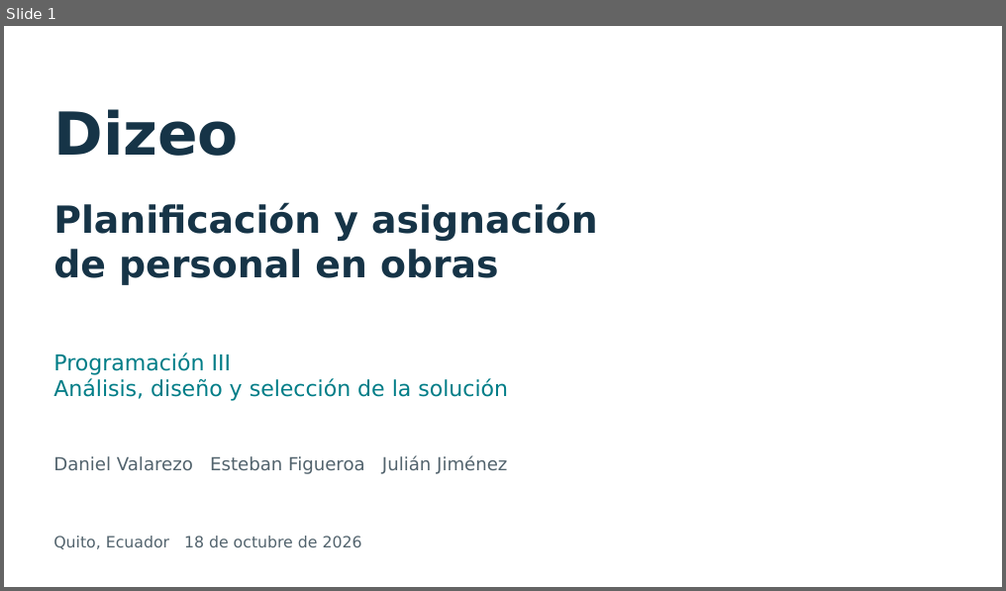
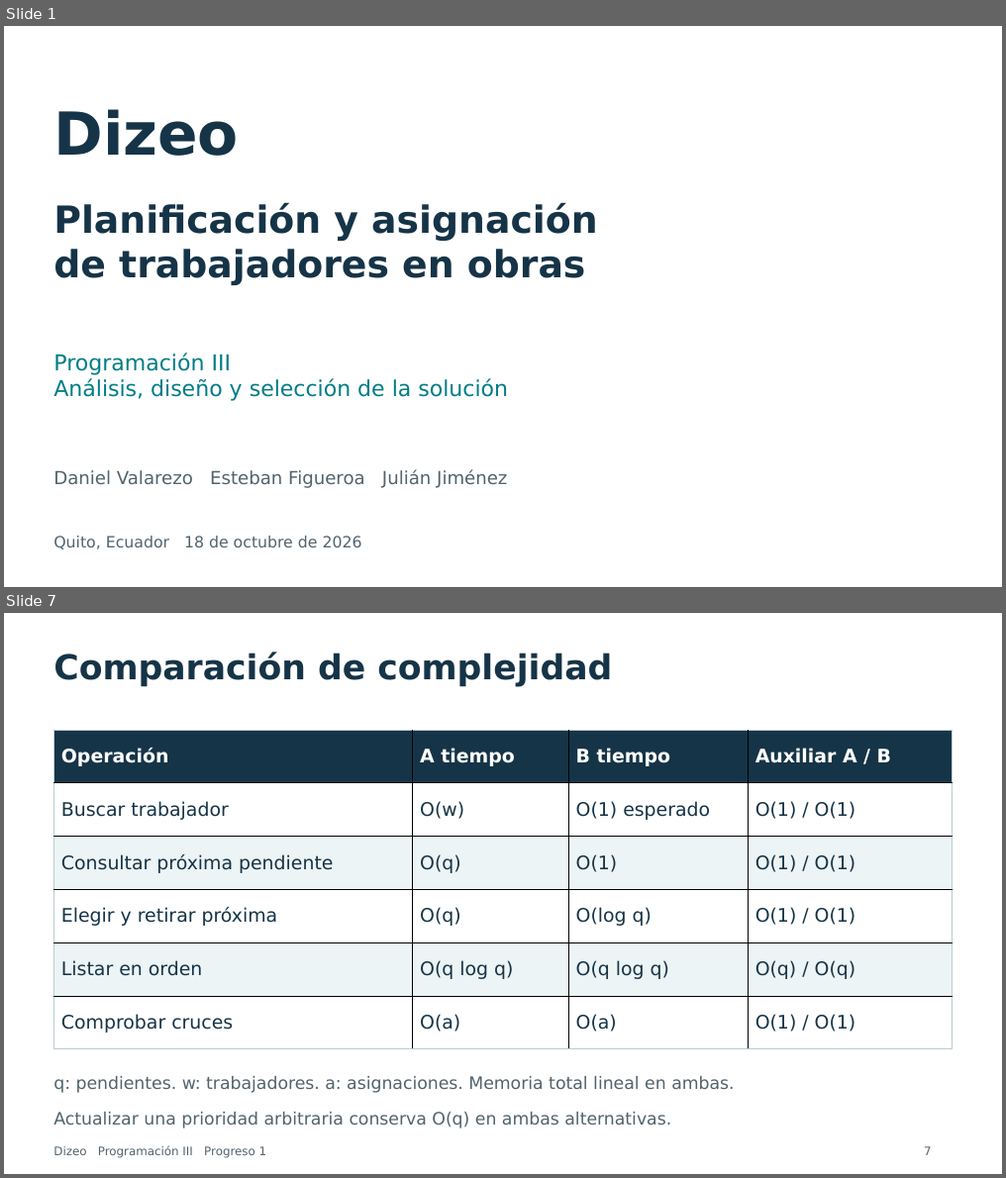
Before and after one commit to dxni999/avanceprogra, a slide deck: docs/presentacion/Presentacion_Dizeo_Progreso1_Final.pptx. Shown one above the other, each under a label of ours: slide 1 before the commit, slides 1 and 7 after it; the slides between them are not shown. The pictures are 1006x591 and 1006x1178 pixels, drawn with LibreOffice and Linux fonts; fonts in the diff are those of the drawing. Boxes give left, top, right and bottom in pixels: in the first picture for what was removed or moved away, otherwise in the second. Text is boxed around its words. In the diff, an @@ line names an element or a change of style, - is before the commit and + after.

```diff
--- a/docs/presentacion/Presentacion_Dizeo_Progreso1_Final.pptx
+++ b/docs/presentacion/Presentacion_Dizeo_Progreso1_Final.pptx
@@ slide 7 added at <box>4,613,1002,1174</box>, background #FFFFFF @@
@@ text added at <box>54,653,612,687</box>, 33 pt, text #163447, bold @@
+Comparación de complejidad
@@ table added at <box>54,730,952,1050</box>, 6 rows, 4 columns @@
+Operación | A tiempo | B tiempo | Auxiliar A / B
+Buscar trabajador | O(w) | O(1) esperado | O(1) / O(1)
+Consultar próxima pendiente | O(q) | O(1) | O(1) / O(1)
+Elegir y retirar próxima | O(q) | O(log q) | O(1) / O(1)
+Listar en orden | O(q log q) | O(q log q) | O(q) / O(q)
+Comprobar cruces | O(a) | O(a) | O(1) / O(1)
@@ text added at <box>54,1076,734,1093</box>, 16.5 pt, text #52636D @@
+q: pendientes. w: trabajadores. a: asignaciones. Memoria total lineal en ambas.
@@ text added at <box>54,1112,671,1129</box>, 16.5 pt, text #52636D @@
+Actualizar una prioridad arbitraria conserva O(q) en ambas alternativas.
@@ text added at <box>54,1147,267,1158</box>, 11.2 pt, text #52636D @@
+Dizeo Programación III Progreso 1
@@ text added at <box>924,1147,932,1156</box>, 11.2 pt, text #52636D @@
+7
@@ slide 1 changed as well @@
@@ text at <box>54,249,586,285</box>: text changed @@
-de personal en obras
+de trabajadores en obras
@@ text "Daniel Valarezo Esteban Figueroa Julián ...": place and size @@
-text "Daniel Valarezo Esteban Figueroa Julián ..." at <box>54,457,507,474</box>
+text "Daniel Valarezo Esteban Figueroa Julián ..." at <box>54,470,507,488</box>
```
Also in this commit, not shown: 2 other slides changed, 5 other slides added, 7 slides removed, 5 other files.
